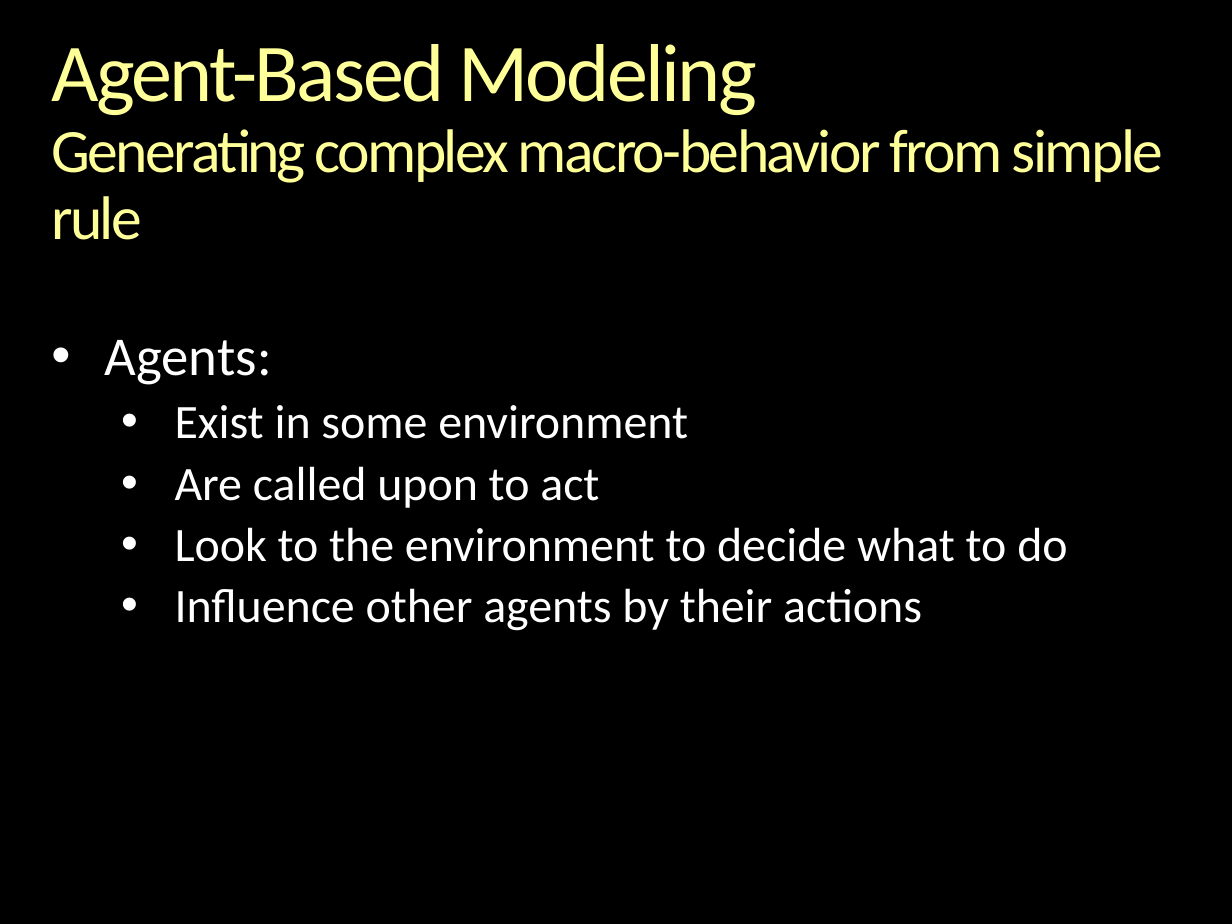
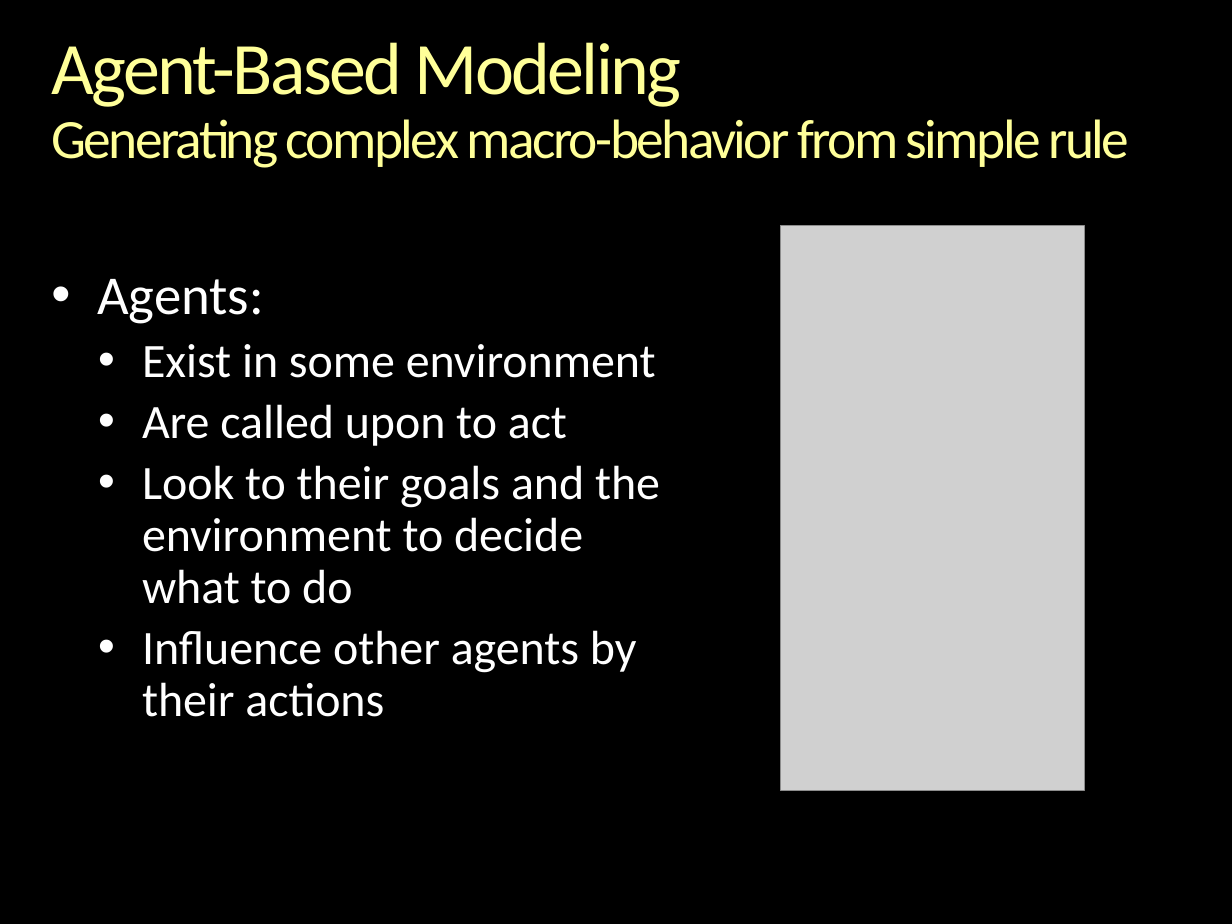
Before and after one commit to gcallah/indras_net, a slide deck: slide 6 of docs/ABMsAsAlgebraic.pptx. Drawn at 1232x924 pixels with LibreOffice and Linux fonts; fonts in the diff are those of the drawing; grey boxes stand for pictures; background and template pictures are left out. Boxes give left, top, right and bottom in pixels: in the first picture for what was removed or moved away, otherwise in the second. Text is boxed around its words. In the diff, an @@ line names an element or a change of style, - is before the commit and + after.

```diff
--- a/docs/ABMsAsAlgebraic.pptx
+++ b/docs/ABMsAsAlgebraic.pptx
@@ title "Agent-Based Modeling Generating complex macro-behavior ..." at [51,42,1129,168]: size 48 to 43.2 pt in "Agent-Based Modeling"; size 36 to 32.4 pt in "Generating complex macro-behavior from simple rule" @@
@@ picture added at [780,225,1084,790] @@
@@ text "Agents:": place and size @@
-text "Agents:" at [105,340,1067,631]
+text "Agents:" at [97,279,660,717]
@@ text at [97,279,656,717]: indent changed @@
@@ text at [142,465,660,604]: text changed @@
-  • Look to the environment to decide what to do
+  • Look to their goals and the environment to decide what to do
```
Also in this commit, not shown: 4 other slides changed, 1 slide added, 1 other file.
